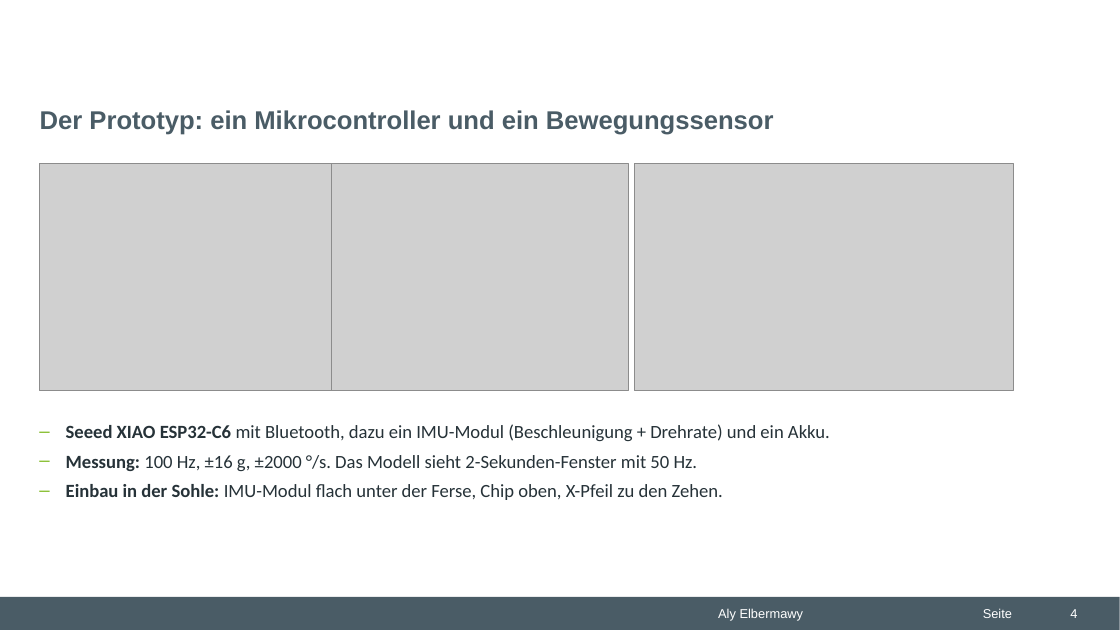
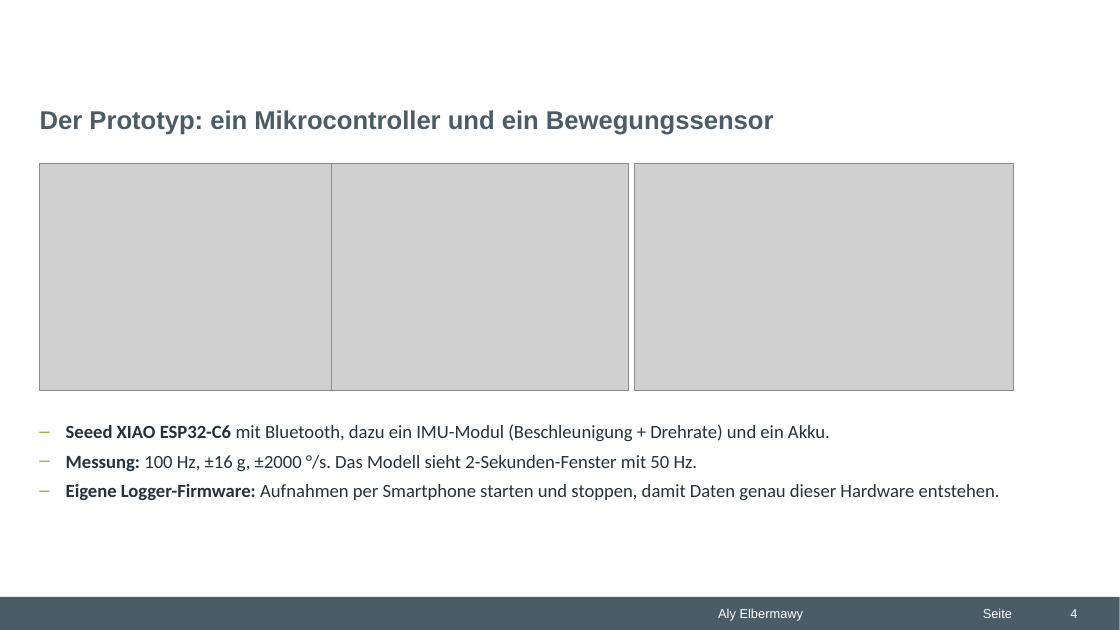
Before and after one commit to Alyelb/ML-Modell-for-Fall-detection, a slide deck: slide 4 of praesentation/2_Projekt_Sturzerkennung.pptx. Drawn at 1120x630 pixels with LibreOffice and Linux fonts; fonts in the diff are those of the drawing; grey boxes stand for pictures; background and template pictures are left out. Boxes give left, top, right and bottom in pixels: in the first picture for what was removed or moved away, otherwise in the second. Text is boxed around its words. In the diff, an @@ line names an element or a change of style, - is before the commit and + after.

```diff
--- a/praesentation/2_Projekt_Sturzerkennung.pptx
+++ b/praesentation/2_Projekt_Sturzerkennung.pptx
@@ text at bbox=[66, 484, 1000, 500]: text changed @@
-– Einbau in der Sohle: IMU-Modul flach unter der Ferse, Chip oben, X-Pfeil zu den Zehen.
+– Eigene Logger-Firmware: Aufnahmen per Smartphone starten und stoppen, damit Daten genau dieser Hardware entstehen.
```
Also in this commit, not shown: 2 other slides changed, 11 slides added, 10 slides removed, 3 other files.
